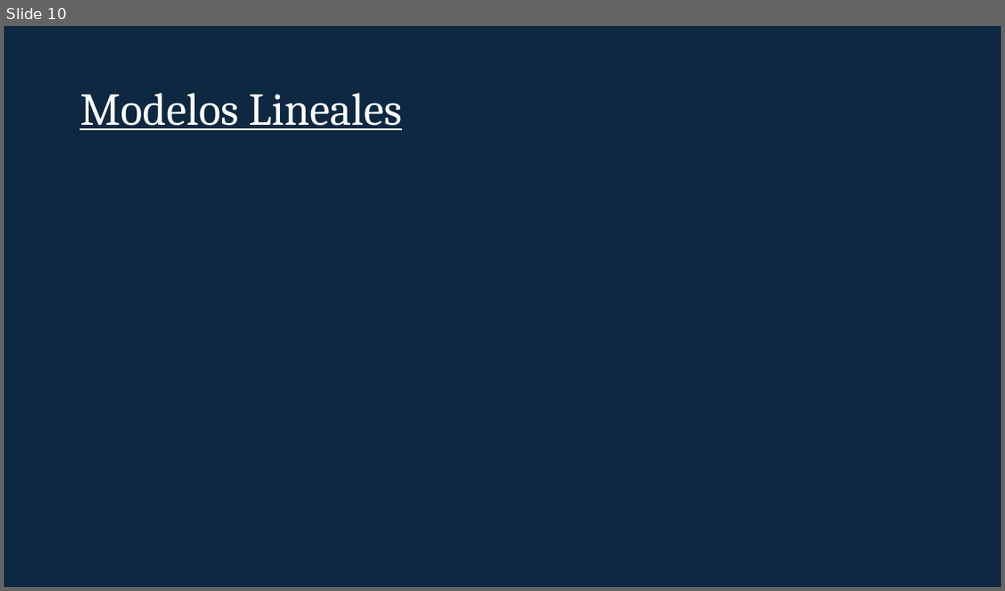
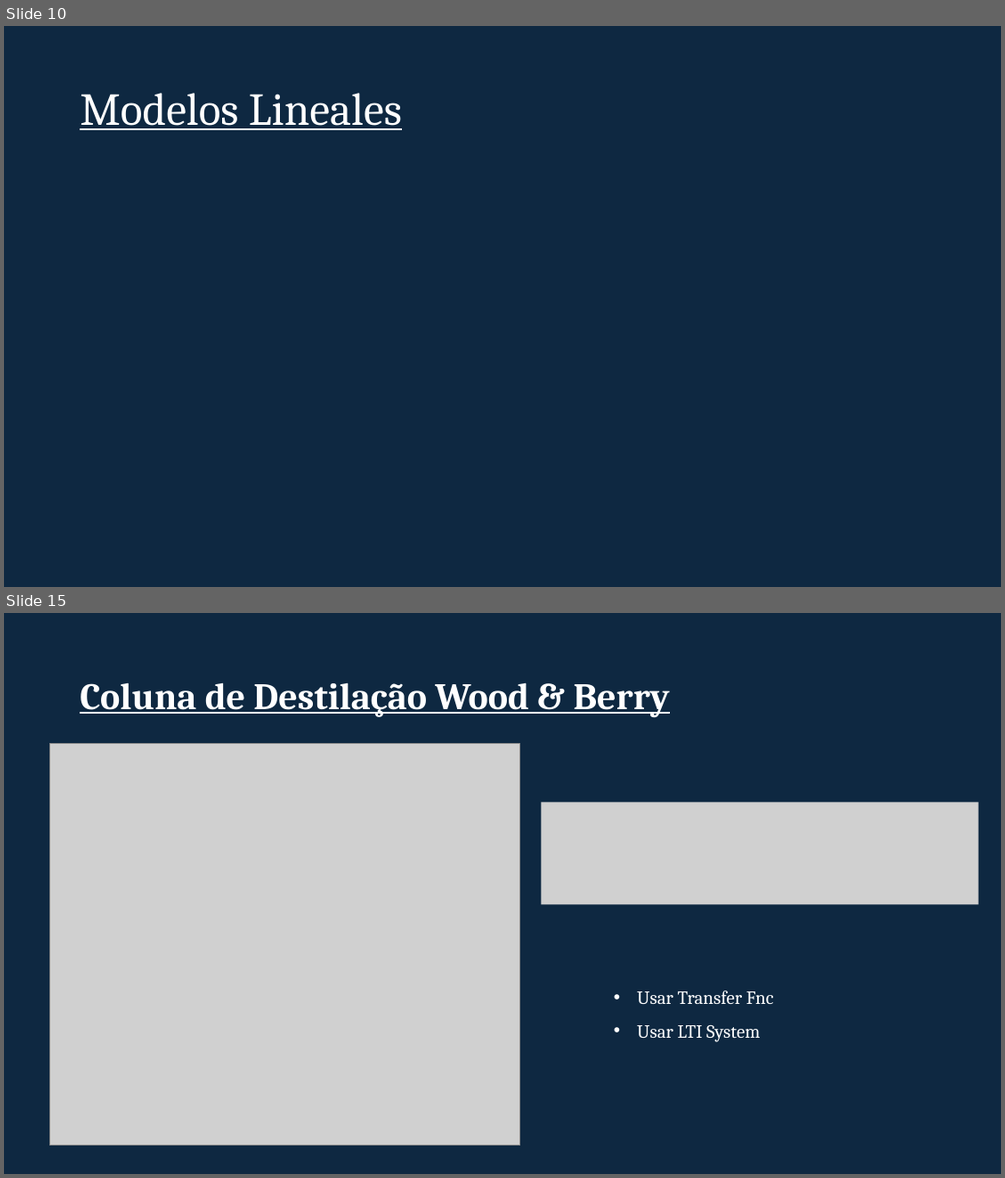
Before and after one commit to sergioacg/simulink-ep, a slide deck: Simulink.pptx. Shown one above the other, each under a label of ours: slide 10 before the commit, slides 10 and 15 after it; the slides between them are not shown. The pictures are 1005x591 and 1005x1178 pixels, drawn with LibreOffice and Linux fonts; fonts in the diff are those of the drawing; grey boxes stand for pictures; background and template pictures are left out. Boxes give left, top, right and bottom in pixels: in the first picture for what was removed or moved away, otherwise in the second. Text is boxed around its words. In the diff, an @@ line names an element or a change of style, - is before the commit and + after.

```diff
--- a/Simulink.pptx
+++ b/Simulink.pptx
@@ slide 15 added at [4,613,1001,1174], background #0E2841 @@
@@ title added at [80,682,670,718], 36 pt, text #FFFFFF, bold, underline @@
+Coluna de Destilação Wood & Berry
@@ picture added at [49,744,520,1145] @@
@@ picture added at [541,803,979,905] @@
@@ text added at [637,990,774,1042], 18 pt, text #FFFFFF @@
+• Usar Transfer Fnc
+• Usar LTI System
```
Also in this commit, not shown: 7 other slides added.
